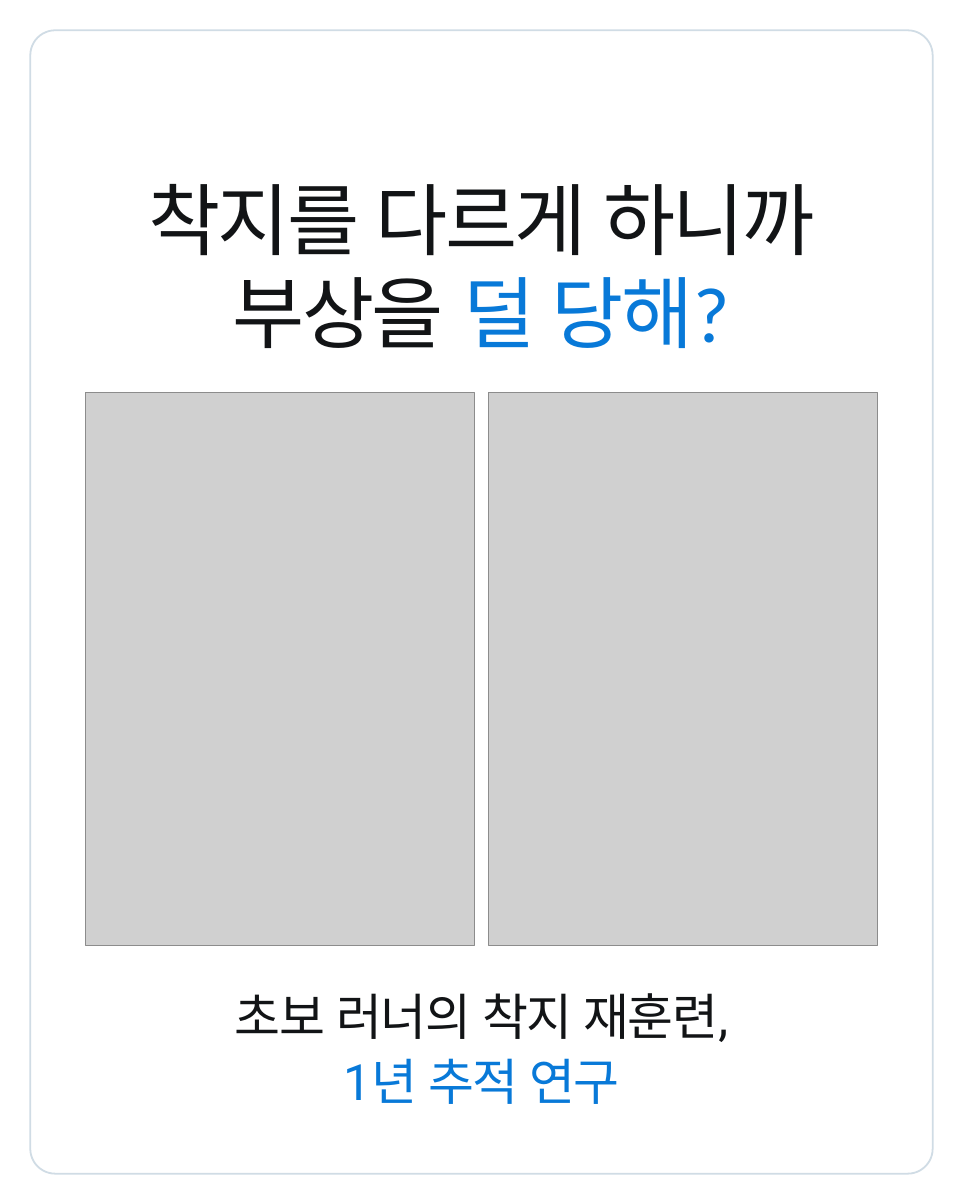
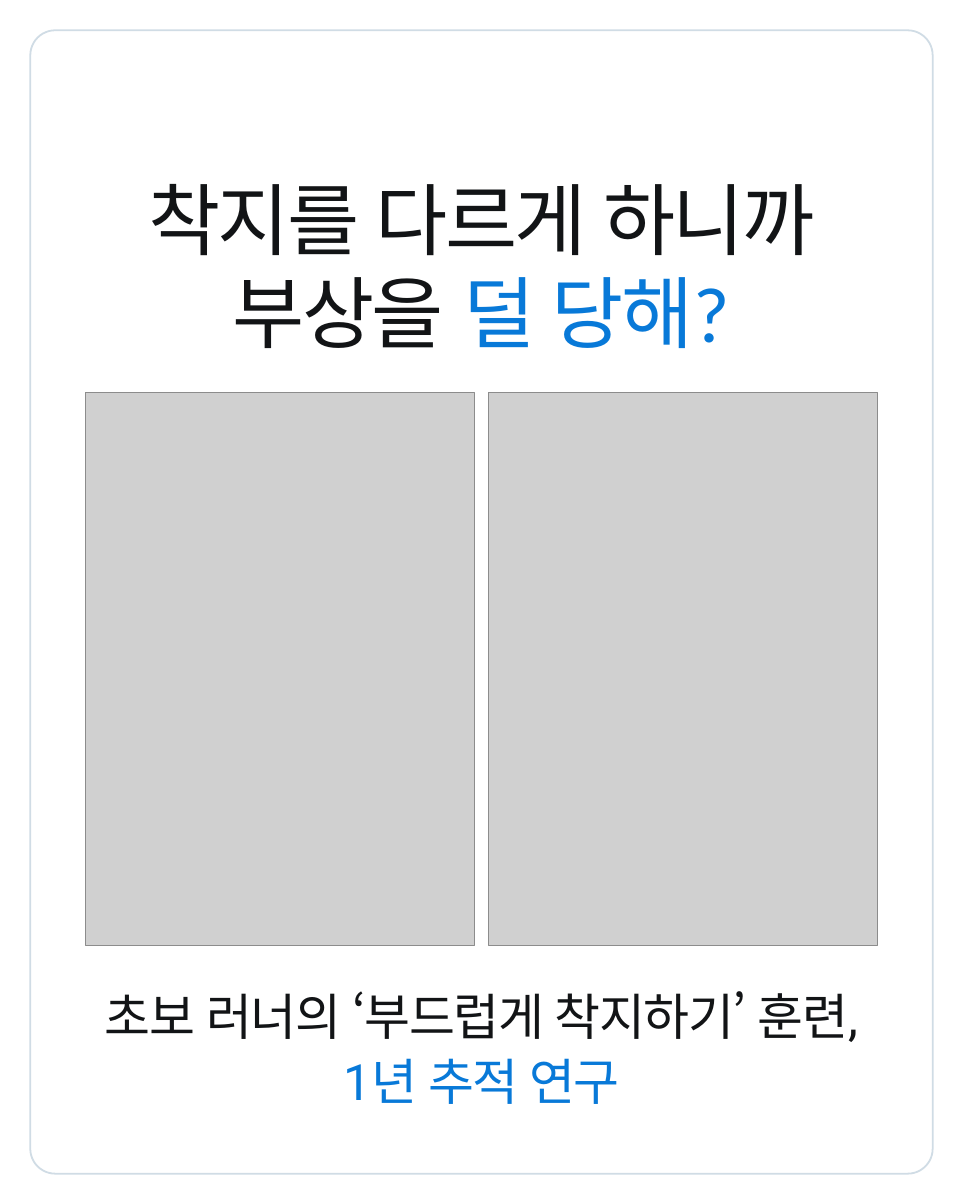
Before and after one commit to js920915-cyber/New-box, a slide deck: slide 1 of content/running-form-change-v3/adobe-express/running-form-change-v3-express.pptx. Drawn at 963x1204 pixels with LibreOffice and Linux fonts; fonts in the diff are those of the drawing; grey boxes stand for pictures. Boxes give left, top, right and bottom in pixels: in the first picture for what was removed or moved away, otherwise in the second. Text is boxed around its words. In the diff, an @@ line names an element or a change of style, - is before the commit and + after.

```diff
--- a/content/running-form-change-v3/adobe-express/running-form-change-v3-express.pptx
+++ b/content/running-form-change-v3/adobe-express/running-form-change-v3-express.pptx
@@ text at (x1=105, y1=991, x2=858, y2=1042): text changed @@
-초보 러너의 착지 재훈련,
+초보 러너의 ‘부드럽게 착지하기’ 훈련,
```
Also in this commit, not shown: 3 other slides changed, 27 other files.
